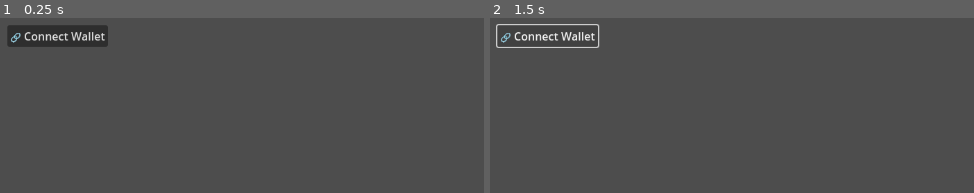
Above: before the commit, frames 1-2 (left to right).
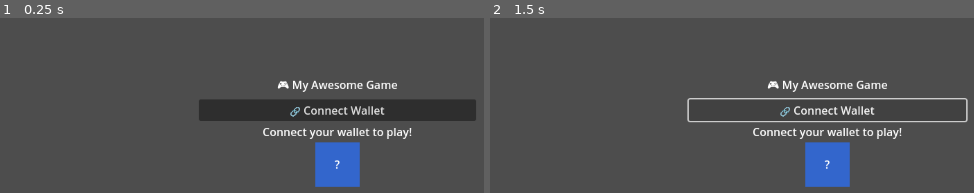
Above: after the commit, the same moments.

Repository: Delvin233/BaseKit
Game: Godot game, scene res://simple_demo.tscn
Two runs of this game, one before a commit and one after it. Both use one fixed random seed, a clock stepped at 60 frames per second and the inputs below. Before the commit the project starts from res://minimal_test.tscn.
Inputs:
- Up to frame 1 (0.25 s): no input
- Up to frame 2 (1.5 s): tap Enter at 0.5 s; click "🔗 Connect Wallet" at 1.25 s

The runs differ from the first frame. In frame 1, 13% of the frame differs, in the area x 1-99%, y 4-97%; in frame 2, 6.4%.

Commit message:
feat: Modified to have a simple demo of the sdk at the root

Diff:
--- a/base-kit-godot-sdk/project.godot
+++ b/base-kit-godot-sdk/project.godot
@@ -11,7 +11,7 @@
 [application]
 
 config/name="BaseKit-Godot-SDK"
-run/main_scene="res://minimal_test.tscn"
+run/main_scene="res://simple_demo.tscn"
 config/features=PackedStringArray("4.5", "GL Compatibility")
 config/icon="res://icon.svg"
 
--- a/base-kit-godot-sdk/minimal_test.tscn
+++ b/base-kit-godot-sdk/tests/minimal_test.tscn
@@ -1,6 +1,6 @@
 [gd_scene load_steps=2 format=3 uid="uid://minimal_test"]
 
-[ext_resource type="Script" path="res://minimal_test.gd" id="1_test"]
+[ext_resource type="Script" path="res://tests/minimal_test.gd" id="1_test"]
 
 [node name="MinimalTest" type="Control"]
 layout_mode = 3
Not shown, removed: base-kit-godot-sdk/minimal_test.gd.uid
Renamed: base-kit-godot-sdk/minimal_test.gd -> base-kit-godot-sdk/tests/minimal_test.gd
Not shown, added: base-kit-godot-sdk/tests/minimal_test.gd.uid
Not shown, changed: README.md
